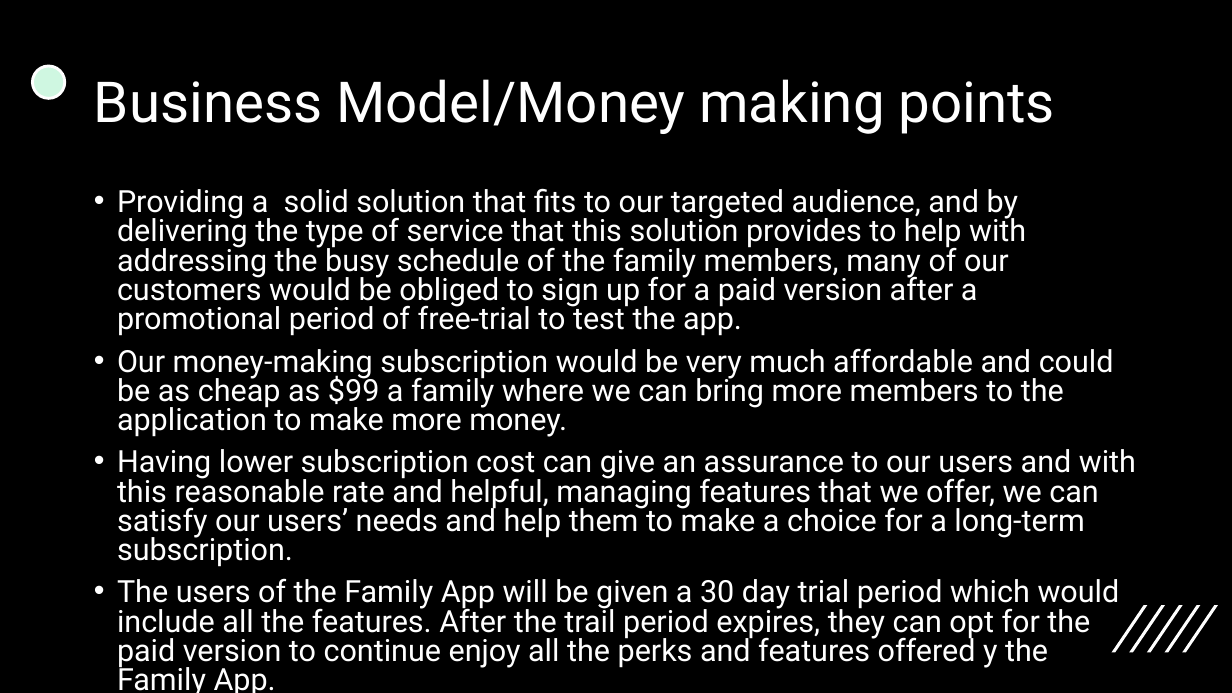
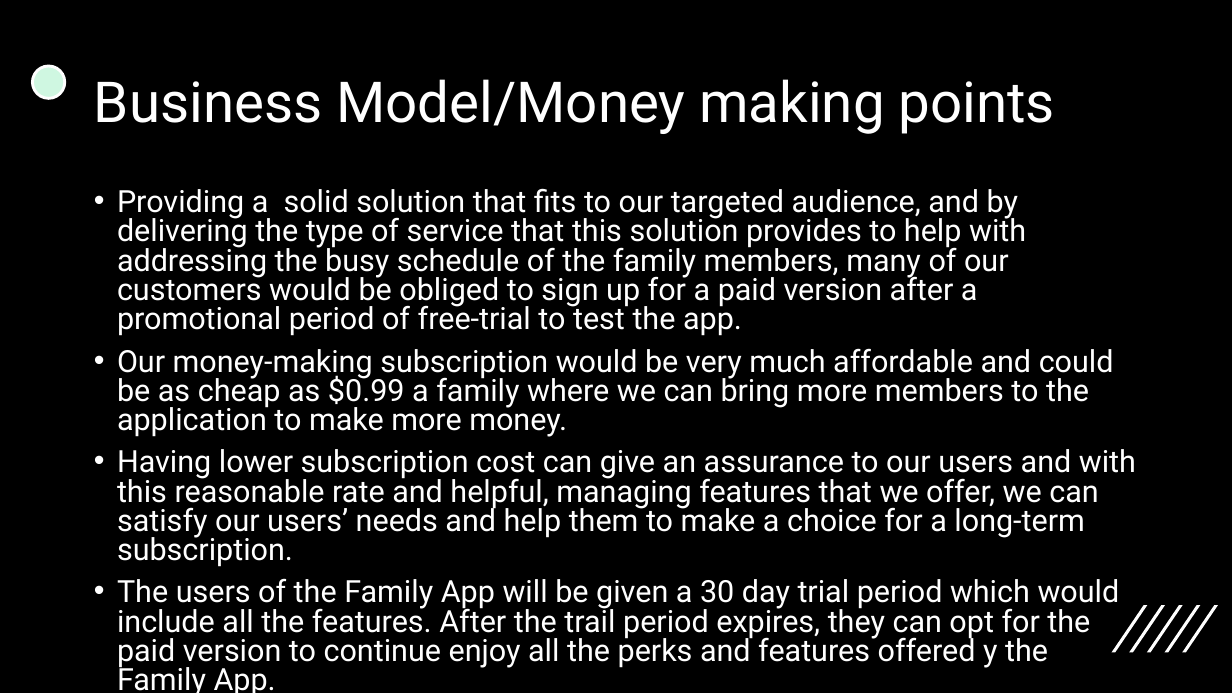
Before and after one commit to Khasaleh/family_app, a slide deck: slide 8 of Presentation1.pptx. Drawn at 1232x693 pixels with LibreOffice and Linux fonts; fonts in the diff are those of the drawing. Boxes give left, top, right and bottom in pixels: in the first picture for what was removed or moved away, otherwise in the second. Text is boxed around its words. In the diff, an @@ line names an element or a change of style, - is before the commit and + after.

Commit message:
canging price of subscription

```diff
--- a/Presentation1.pptx
+++ b/Presentation1.pptx
@@ text at box(117, 348, 1114, 437): text changed @@
-• Our money-making subscription would be very much affordable and could be as cheap as $99 a family where we can bring more members to the application to make more money.
+• Our money-making subscription would be very much affordable and could be as cheap as $0.99 a family where we can bring more members to the application to make more money.
```
